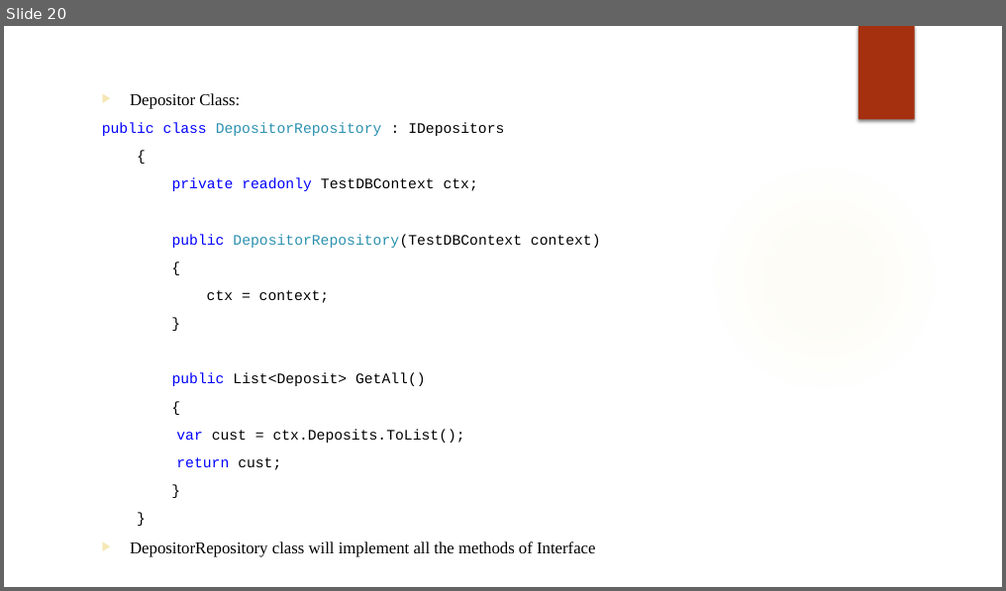
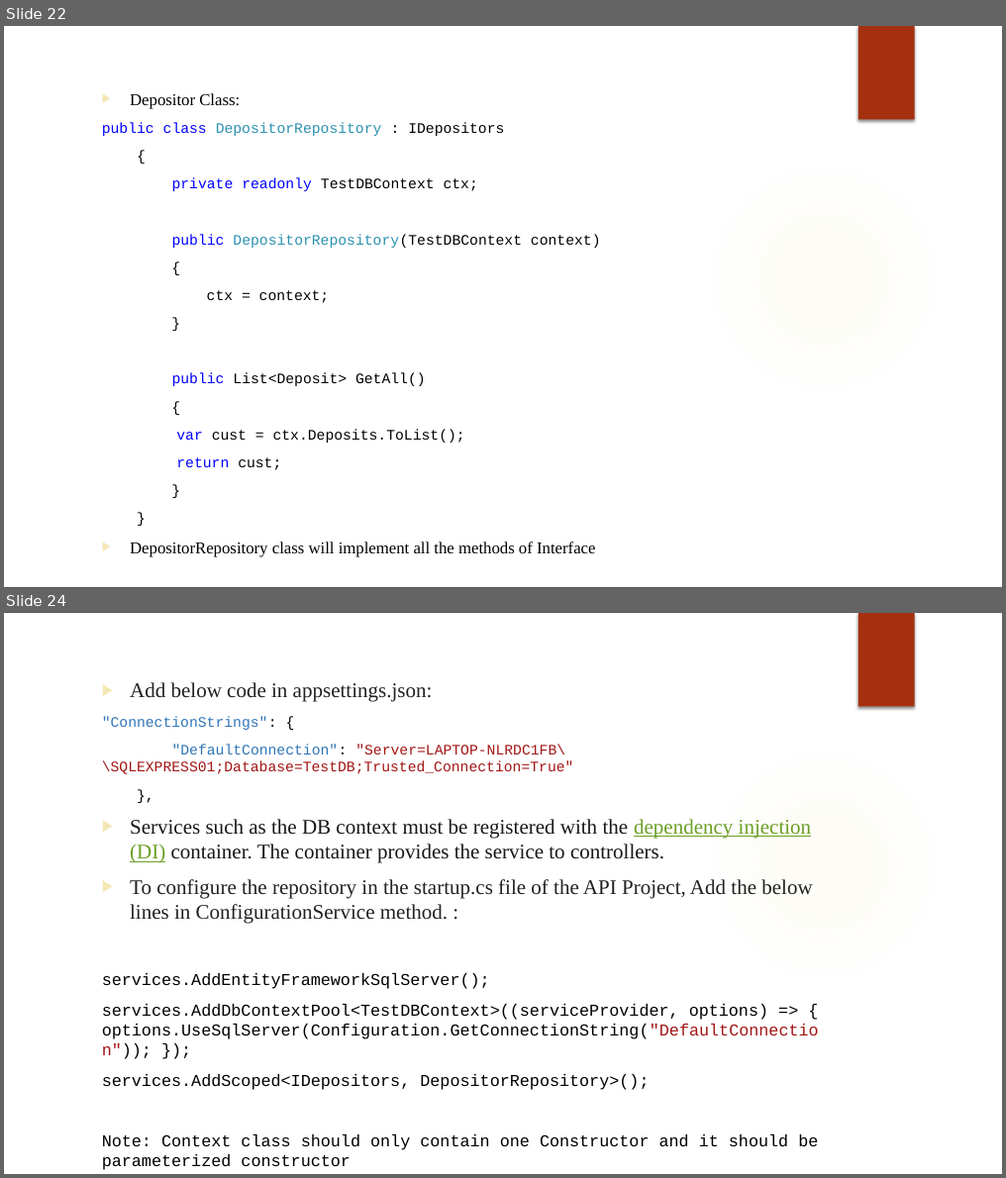
Before and after one commit to rx-training/Training-Jan-2021, a slide deck: Modules/C#/Day14/Disha-Shah/Assignment/Net Core Web API.pptx. Shown one above the other, each under a label of ours: slide 20 before the commit, slides 22 and 24 after it; the slides between them are not shown. The pictures are 1006x591 and 1006x1178 pixels, drawn with LibreOffice and Linux fonts; fonts in the diff are those of the drawing; background and template pictures are left out. Boxes give left, top, right and bottom in pixels: in the first picture for what was removed or moved away, otherwise in the second. Text is boxed around its words. In the diff, an @@ line names an element or a change of style, - is before the commit and + after.

Commit message:
REFS: #200 and fixes #200(Resolved errors in Repository pattern of Day14 task)

```diff
--- a/Modules/C#/Day14/Disha-Shah/Assignment/Net Core Web API.pptx
+++ b/Modules/C#/Day14/Disha-Shah/Assignment/Net Core Web API.pptx
@@ slide 24 added at (x1=4, y1=613, x2=1002, y2=1174), background #FFFFFF; not listed: 2 template elements that a slide beside it also shows @@
@@ text added at (x1=102, y1=682, x2=819, y2=1170), 16 pt, text #000000 @@
+▶ Add below code in appsettings.json:
+"ConnectionStrings": {
+"DefaultConnection": "Server=LAPTOP-NLRDC1FB\\SQLEXPRESS01;Database=TestDB;Trusted_Connection=True"
+},
+▶ Services such as the DB context must be registered with the dependency injection (DI) container. The container provides the service to controllers.
+▶ To configure the repository in the startup.cs file of the API Project, Add the below lines in ConfigurationService method. :
+services.AddEntityFrameworkSqlServer();
+services.AddDbContextPool<TestDBContext>((serviceProvider, options) => { options.UseSqlServer(Configuration.GetConnectionString("DefaultConnection")); });
+services.AddScoped<IDepositors, DepositorRepository>();
+Note: Context class should only contain one Constructor and it should be parameterized constructor
@@ what was slide 20 is now slide 22 @@
```
Also in this commit, not shown: 6 slides changed, 2 other slides added, 8 other files.
